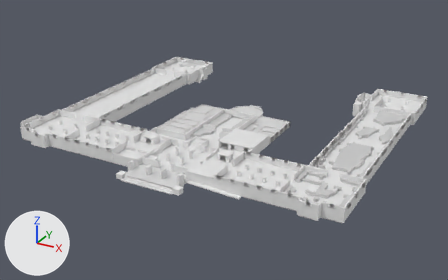
Two versions of the glTF model public/models/museum_1f.glb, one commit apart.
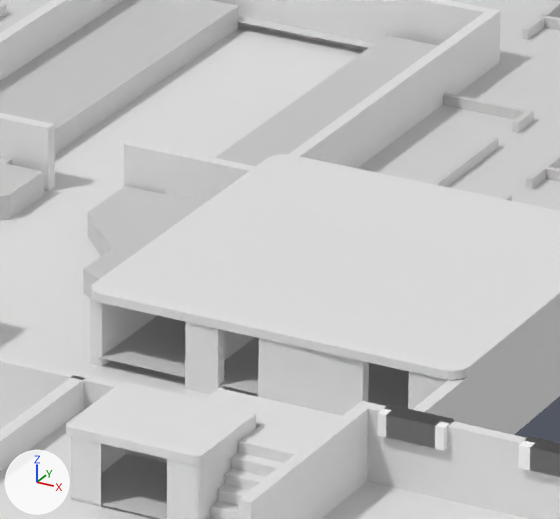
The first picture shows the older version from a camera (50 mm lens) standing at (67.6, -112.4, 60.0) and looking at (-1.5, 13.3, -2.9). The close-ups show the older and then the newer version on the part from 47% to 58% of the width and 41% to 58% of the height of that picture. Only the edits that show in the close-ups are written down. Lighting does not change. The marker at lower left points along +X, +Y and +Z.

Before the edit, the objects in view are built like this:
```python
me_cube_005 = bpy.data.meshes.new('Cube.005')
me_cube_005.from_pydata(...)  # 1296 vertices, 2568 faces; spans x -12.0..25.5, y -15.7..39.4, z 1.6..3.6
me_cube_005.materials.append(mat_material)  # white #e7e7e7
me_curve_007 = bpy.data.meshes.new('Curve.007')
me_curve_007.from_pydata(...)  # 1188 vertices, 1690 faces; spans x -43.1..39.4, y -17.2..52.5, z 0.3..3.5
me_curve_007.materials.append(mat_wall)  # white #e7e7e7
me_mesh_318 = bpy.data.meshes.new('Mesh.318')
me_mesh_318.from_pydata(...)  # 2460 vertices, 4136 faces; spans x -40.9..39.8, y -17.3..52.5, z 2.9..3.5
me_mesh_318.materials.append(mat_svgmat_019)  # white #ffffff
ob_accessibility = bpy.data.objects.new('accessibility', me_cube_005)
ob_accessibility.location = (0.0, 0.0, 0.0)
ob_wall = bpy.data.objects.new('wall', me_curve_007)
ob_wall.location = (0.0, 0.0, 0.0)
ob_windows = bpy.data.objects.new('windows', me_mesh_318)
ob_windows.location = (0.0, 0.0, 0.0)
# also in view: 'exhibits' at (17.1, 10.8, 1.8); 'outside-walls' at (-1.3, 14.3, 0.8); 'floor' at (-0.7, 16.0, 1.0); 'outside-floor' at (-1.3, 4.3, 1.5); 'stairs-and-platforms' at (-8.6, 14.7, 1.7)
```
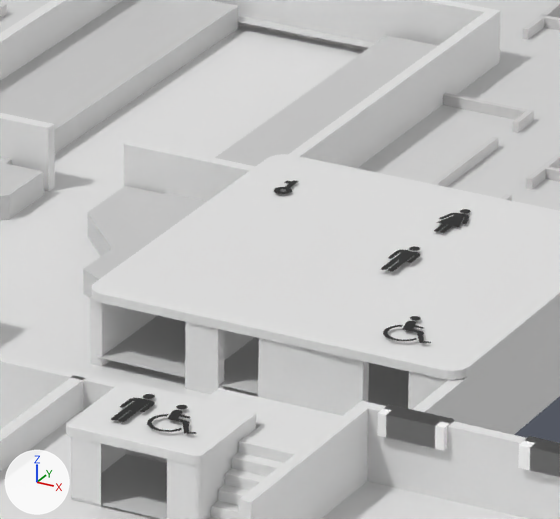
Boxes [x1, y1, x2, y2] around the edits, measured in the close-ups (560 x 519 px):
'labels', added: after [111, 180, 470, 434]

What changed in the scene script:
```text
Add mat_svgmat_002:
    mat_svgmat_002 = principled_material('SVGMat.002')
    mat_svgmat_002.base_color = (0.0, 0.0, 0.0)  # black #000000
    mat_svgmat_002.roughness = 0.4
Add me_curve_008:
    me_curve_008.from_pydata(...)  # 4040 vertices, 4012 faces; spans x -9.2..27.5, y -13.2..39.3, z -0.4..1.4
    me_curve_008.materials.append(mat_svgmat_002)  # black #000000
Add ob_labels:
    ob_labels = bpy.data.objects.new('labels', me_curve_008)
    ob_labels.location = (-2.14, -0.49, 2.26)
```
